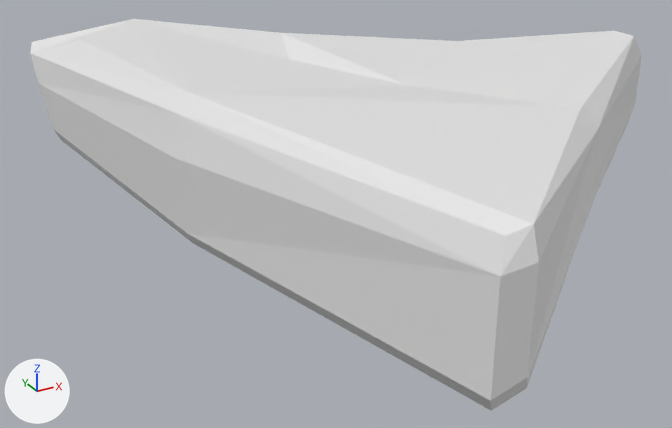
What one commit did to the glTF model public/glb/shell_04.glb.
Camera for both pictures: a camera (50 mm lens) standing at (0.041, -0.031, 0.193) and looking at (0.257, 0.362, -0.003). The axes (+X, +Y, +Z) are drawn at lower left. The lights are the same throughout. The first picture is the older version.

The older version as bpy lines, for what is in view:
```python
me_mesh1_079 = bpy.data.meshes.new('Mesh1.079')
me_mesh1_079.from_pydata(...)  # 88 vertices, 172 faces; spans x 0.147..0.44, y 0.17..0.554, z -0.002..0.076
ob_mesh1_019 = bpy.data.objects.new('Mesh1.019', me_mesh1_079)
ob_mesh1_019.location = (0.0, 0.0, 0.0)
```
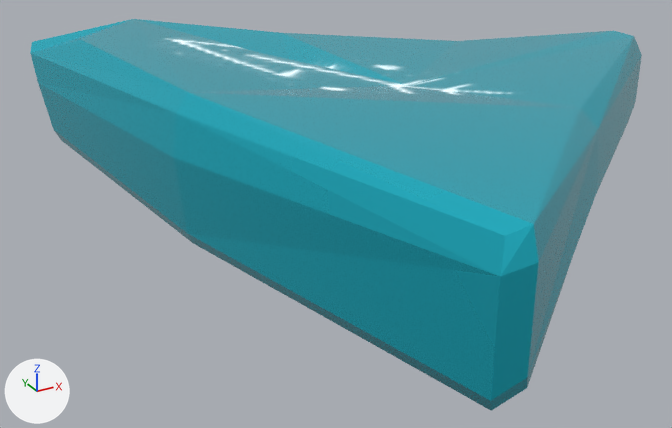
The newer file is also turned or shifted as a whole; pictures and numbers use the older file's frame.

Where the change shows, as pixel boxes [x1, y1, x2, y2] in the pictures (672 x 428 px):
'Mesh1.019', recoloured (white to cyan): [30, 19, 642, 411] in both

The change, as a diff of the scene's bpy script:
```diff
--- a/public/glb/shell_04.glb.py
+++ b/public/glb/shell_04.glb.py
@@ img_emisja @@
+img_emisja = load_image('emisja', '_unpacked/emisja', 256, 256, 'sRGB')
@@ mat_materiał @@
+mat_materiał = bpy.data.materials.new('Materiał')
+# colours: cyan #2ad1e7
+# uses the picture img_emisja
@@ me_mesh1_079 @@
 me_mesh1_079.from_pydata(...)  # 88 vertices, 172 faces; spans x 0.147..0.44, y 0.17..0.554, z -0.002..0.076
+me_mesh1_079.materials.append(mat_materiał)
```
